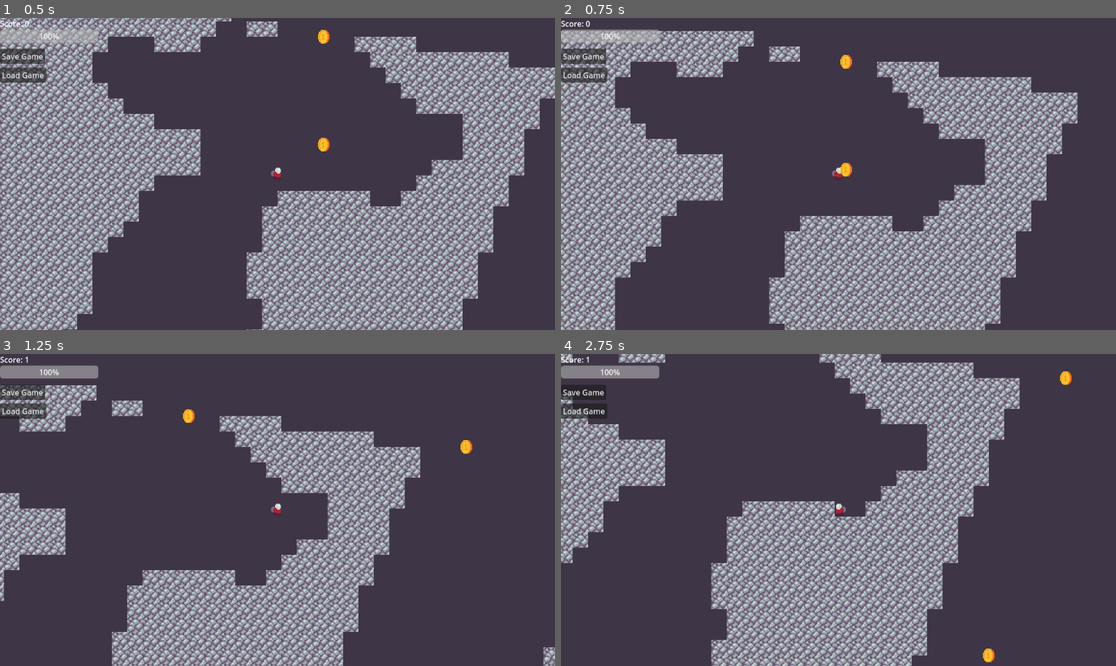
Above: before the commit, frames 1-4 (two rows, left to right).
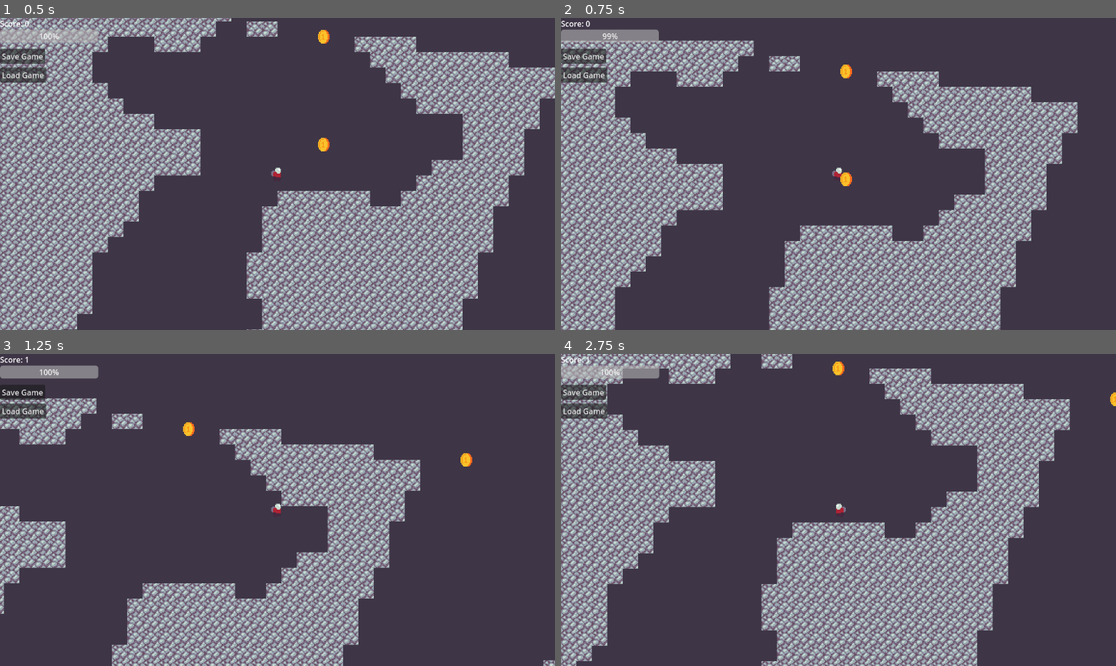
Above: after the commit, the same moments.

Repository: Ggury/GodotTestGame
Game: Godot game, scene res://main_scene.tscn
Same seed, same stepped clock (60 frames per second), same inputs: the game is played once before the commit and once after it.
Inputs:
- Up to frame 1 (0.5 s): no input
- Up to frame 2 (0.75 s): tap Enter (ui_accept) at 0.5 s; hold Right (ui_right) from 0.53 s (still down); tap Shift (Dash, bound only before the commit) at 0.6 s
- Up to frame 3 (1.25 s): keep holding Right (ui_right); tap Enter (ui_accept) at 0.77 s
- Up to frame 4 (2.75 s): tap Shift (Dash, bound only before the commit) at 1.35, 2.1 s; tap Enter (ui_accept) at 1.52 s; release Right (ui_right) at 2.03 s; hold Left (ui_left) from 2.03 s (still down)

Frame 1 is identical in both runs. In frame 2, 34% of the frame differs, in the area x 0-94%, y 3-100%; in frame 3, 24%; in frame 4, 47%, in the area x 0-100%, y 0-100%.

Commit message:
Updated configs

Diff:
--- a/project.godot
+++ b/project.godot
@@ -35,6 +35,23 @@
 "events": [Object(InputEventKey,"resource_local_to_scene":false,"resource_name":"","device":0,"window_id":0,"alt_presse …(194 unchanged characters)…
 , Object(InputEventKey,"resource_local_to_scene":false,"resource_name":"","device":0,"window_id":0,"alt_pressed":false, …(185 unchanged characters)…
 , Object(InputEventMouseButton,"resource_local_to_scene":false,"resource_name":"","device":-1,"window_id":0,"alt_presse …(244 unchanged characters)…
+, Object(InputEventKey,"resource_local_to_scene":false,"resource_name":"","device":0,"window_id":0,"alt_pressed":false,"shift_pressed":false,"ctrl_pressed":false,"meta_pressed":false,"pressed":false,"keycode":4194325,"physical_keycode":0,"key_label":0,"unicode":0,"location":0,"echo":false,"script":null)
+]
+}
+ui_left={
+"deadzone": 0.5,
+"events": [Object(InputEventKey,"resource_local_to_scene":false,"resource_name":"","device":0,"window_id":0,"alt_pressed":false,"shift_pressed":false,"ctrl_pressed":false,"meta_pressed":false,"pressed":false,"keycode":4194319,"physical_keycode":0,"key_label":0,"unicode":0,"location":0,"echo":false,"script":null)
+, Object(InputEventJoypadButton,"resource_local_to_scene":false,"resource_name":"","device":0,"button_index":13,"pressure":0.0,"pressed":false,"script":null)
+, Object(InputEventJoypadMotion,"resource_local_to_scene":false,"resource_name":"","device":0,"axis":0,"axis_value":-1.0,"script":null)
+, Object(InputEventKey,"resource_local_to_scene":false,"resource_name":"","device":0,"window_id":0,"alt_pressed":false,"shift_pressed":false,"ctrl_pressed":false,"meta_pressed":false,"pressed":false,"keycode":65,"physical_keycode":0,"key_label":0,"unicode":0,"location":0,"echo":false,"script":null)
+]
+}
+ui_right={
+"deadzone": 0.5,
+"events": [Object(InputEventKey,"resource_local_to_scene":false,"resource_name":"","device":0,"window_id":0,"alt_pressed":false,"shift_pressed":false,"ctrl_pressed":false,"meta_pressed":false,"pressed":false,"keycode":4194321,"physical_keycode":0,"key_label":0,"unicode":0,"location":0,"echo":false,"script":null)
+, Object(InputEventJoypadButton,"resource_local_to_scene":false,"resource_name":"","device":0,"button_index":14,"pressure":0.0,"pressed":false,"script":null)
+, Object(InputEventJoypadMotion,"resource_local_to_scene":false,"resource_name":"","device":0,"axis":0,"axis_value":1.0,"script":null)
+, Object(InputEventKey,"resource_local_to_scene":false,"resource_name":"","device":0,"window_id":0,"alt_pressed":false,"shift_pressed":false,"ctrl_pressed":false,"meta_pressed":false,"pressed":false,"keycode":68,"physical_keycode":0,"key_label":0,"unicode":0,"location":0,"echo":false,"script":null)
 ]
 }
 ui_up={
@@ -43,11 +60,7 @@
 , Object(InputEventJoypadButton,"resource_local_to_scene":false,"resource_name":"","device":0,"button_index":11,"pressure":0.0,"pressed":false,"script":null)
 , Object(InputEventJoypadMotion,"resource_local_to_scene":false,"resource_name":"","device":0,"axis":1,"axis_value":-1.0,"script":null)
 , Object(InputEventKey,"resource_local_to_scene":false,"resource_name":"","device":0,"window_id":0,"alt_pressed":false,"shift_pressed":false,"ctrl_pressed":false,"meta_pressed":false,"pressed":false,"keycode":32,"physical_keycode":0,"key_label":0,"unicode":0,"location":0,"echo":false,"script":null)
-]
-}
-Dash={
-"deadzone": 0.2,
-"events": [Object(InputEventKey,"resource_local_to_scene":false,"resource_name":"","device":0,"window_id":0,"alt_pressed":false,"shift_pressed":false,"ctrl_pressed":false,"meta_pressed":false,"pressed":false,"keycode":4194325,"physical_keycode":0,"key_label":0,"unicode":0,"location":0,"echo":false,"script":null)
+, Object(InputEventKey,"resource_local_to_scene":false,"resource_name":"","device":0,"window_id":0,"alt_pressed":false,"shift_pressed":false,"ctrl_pressed":false,"meta_pressed":false,"pressed":false,"keycode":87,"physical_keycode":0,"key_label":0,"unicode":0,"location":0,"echo":false,"script":null)
 ]
 }
 Save={
Not shown, changed: README.md
